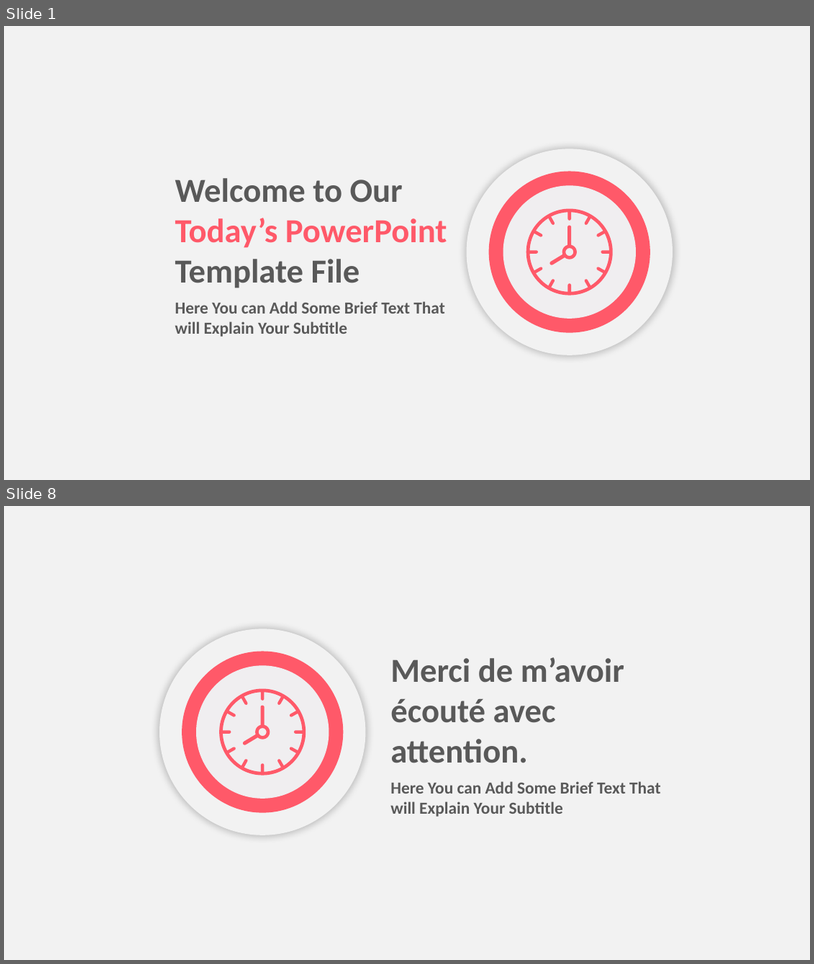
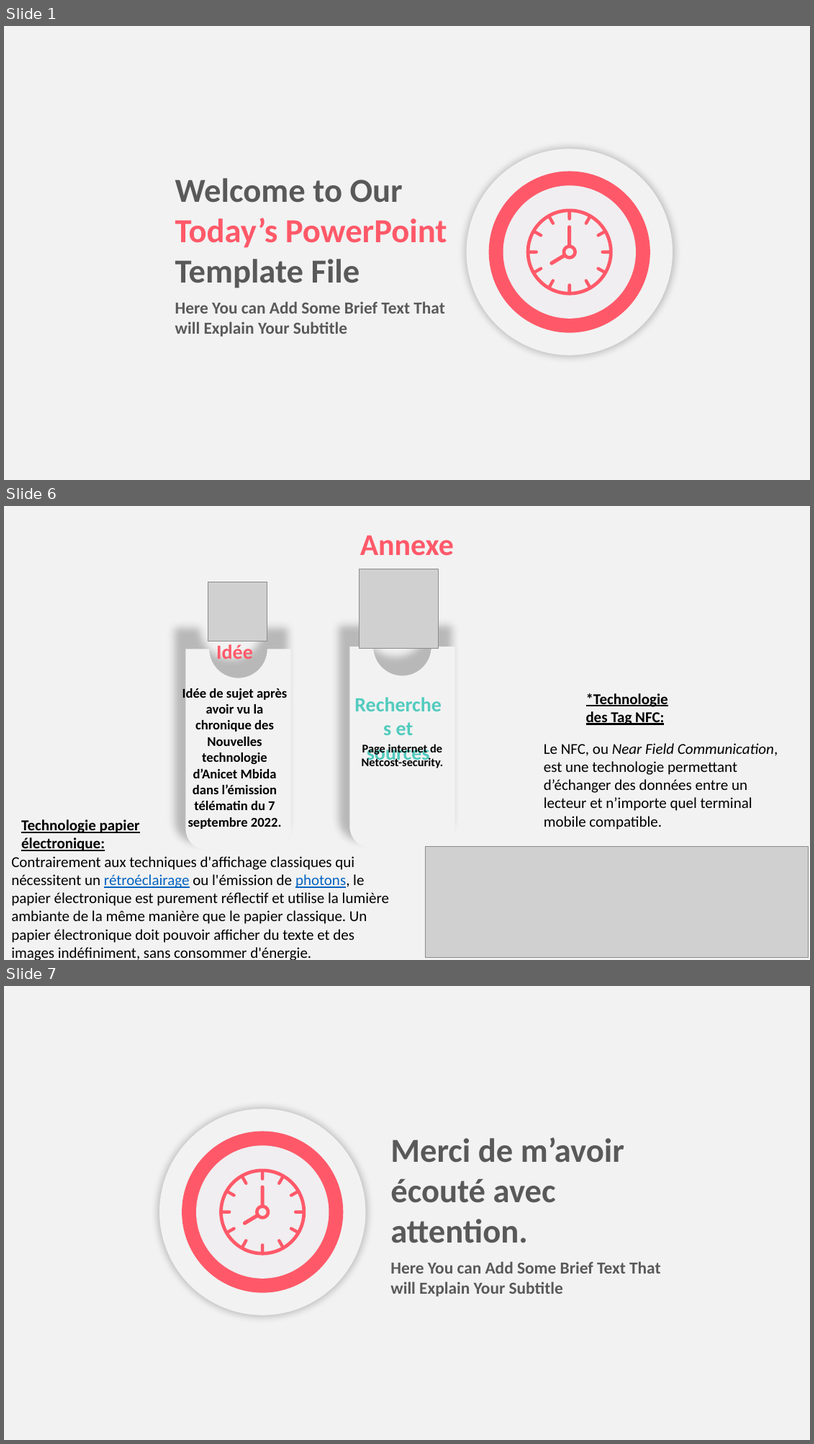
Before and after one commit to Jeremy-Sabadie/pmn-tools, a slide deck: pvt/pvt.pptx. Shown one above the other, each under a label of ours: slides 1 and 8 before the commit, slides 1, 6 and 7 after it; the slides between them are not shown. The pictures are 814x964 and 814x1444 pixels, drawn with LibreOffice and Linux fonts; fonts in the diff are those of the drawing; grey boxes stand for pictures. Boxes give left, top, right and bottom in pixels: in the first picture for what was removed or moved away, otherwise in the second. Text is boxed around its words. In the diff, an @@ line names an element or a change of style, - is before the commit and + after.

```diff
--- a/pvt/pvt.pptx
+++ b/pvt/pvt.pptx
@@ slide 6 added at <box>4,506,810,960</box>, background #F2F2F2 @@
@@ text added at <box>360,536,454,556</box>, 36 pt, text #FF5969, bold @@
+Annexe
@@ picture added at <box>359,569,438,648</box> @@
@@ picture added at <box>208,582,268,641</box> @@
@@ freeform shape added at <box>186,649,291,849</box>, fill #F2F2F2 @@
@@ text added at <box>216,641,253,663</box>, 24 pt, text #FF5969, bold @@
+Idée
@@ freeform shape added at <box>350,647,455,848</box>, fill #F2F2F2 @@
@@ text added at <box>183,686,287,829</box>, 16 pt, text #000000, bold @@
+Idée de sujet après avoir vu la chronique des Nouvelles technologie d’Anicet Mbida dans l’émission télématin du 7 septembre 2022.
@@ text added at <box>586,693,669,725</box>, 18 pt, text #000000, bold, underline @@
+*Technologie des Tag NFC:
@@ text added at <box>362,742,444,768</box>, 14 pt, text #000000, bold @@
+Page internet de Netcost-security.
@@ text added at <box>367,722,430,764</box>, 24 pt, text #52CBBE, bold @@
+Recherches et sources
@@ text added at <box>544,743,778,829</box>, 18 pt, text #000000 @@
+Le NFC, ou Near Field Communication, est une technologie permettant d’échanger des données entre un lecteur et n’importe quel terminal mobile compatible.
@@ text added at <box>21,819,140,851</box>, 18 pt, text #000000, bold, underline @@
+Technologie papier électronique:
@@ picture added at <box>426,847,809,957</box> @@
@@ text added at <box>11,856,389,960</box>, 18 pt, text #000000 @@
+Contrairement aux techniques d'affichage classiques qui nécessitent un rétroéclairage ou l'émission de photons, le papier électronique est purement réflectif et utilise la lumière ambiante de la même manière que le papier classique. Un papier électronique doit pouvoir afficher du texte et des images indéfiniment, sans consommer d'énergie.
@@ what was slide 8 is now slide 7 @@
```
Also in this commit, not shown: 1 slide changed, 3 other slides added, 5 slides removed, 11 other files.
